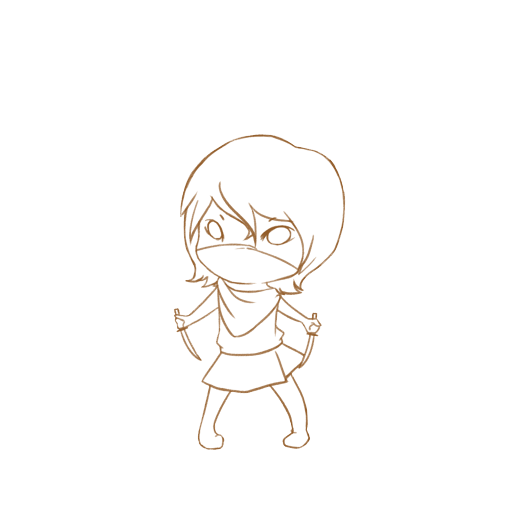
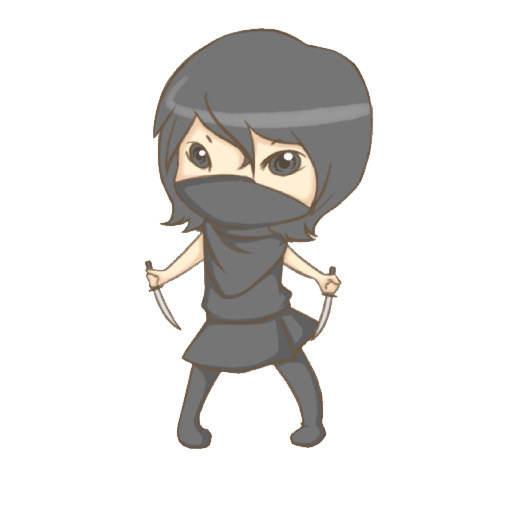
The second 512x512 image is a revision of the first. Changes to its layers:
added layer "Layer 2" above "Layer 1" over [144, 28, 374, 450]
hid "Layer 1" over [173, 134, 346, 450]
